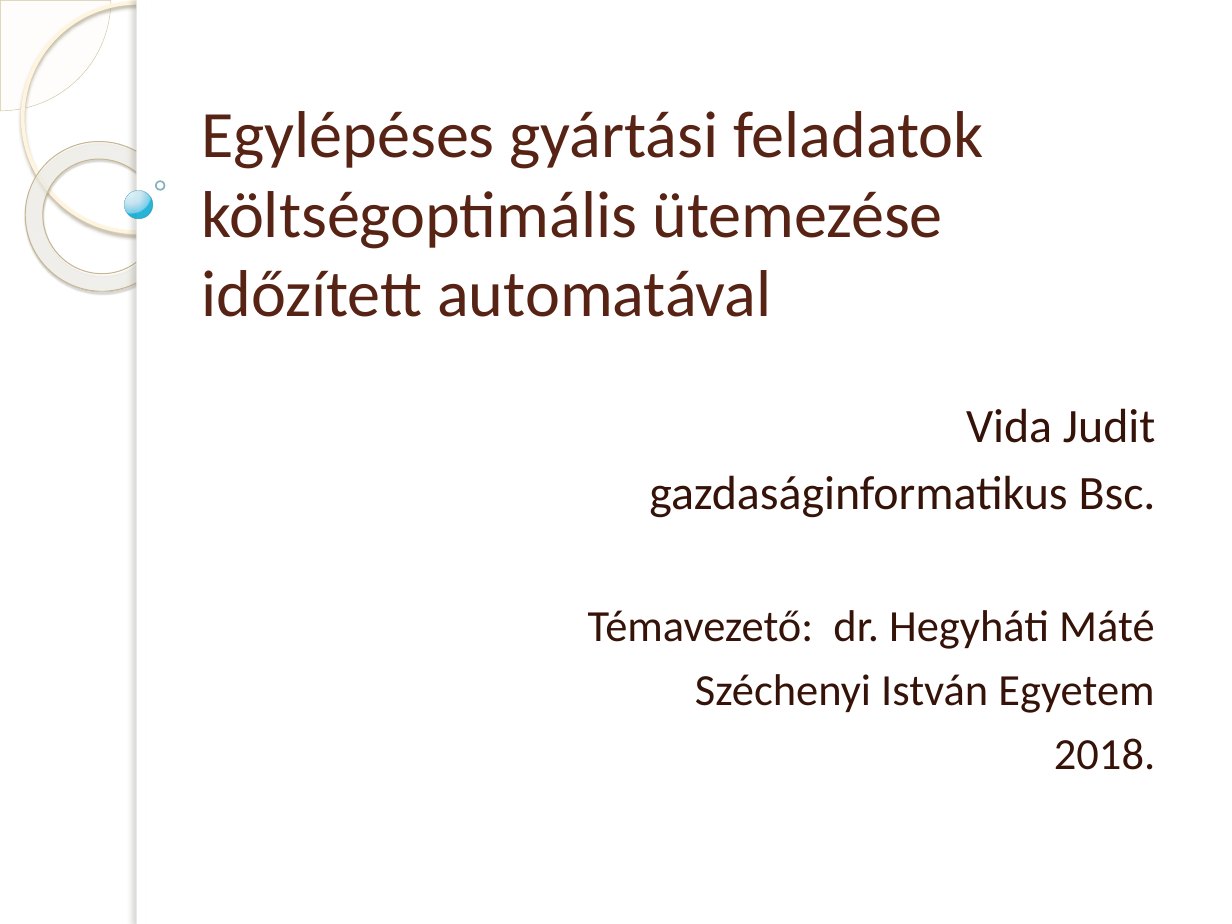
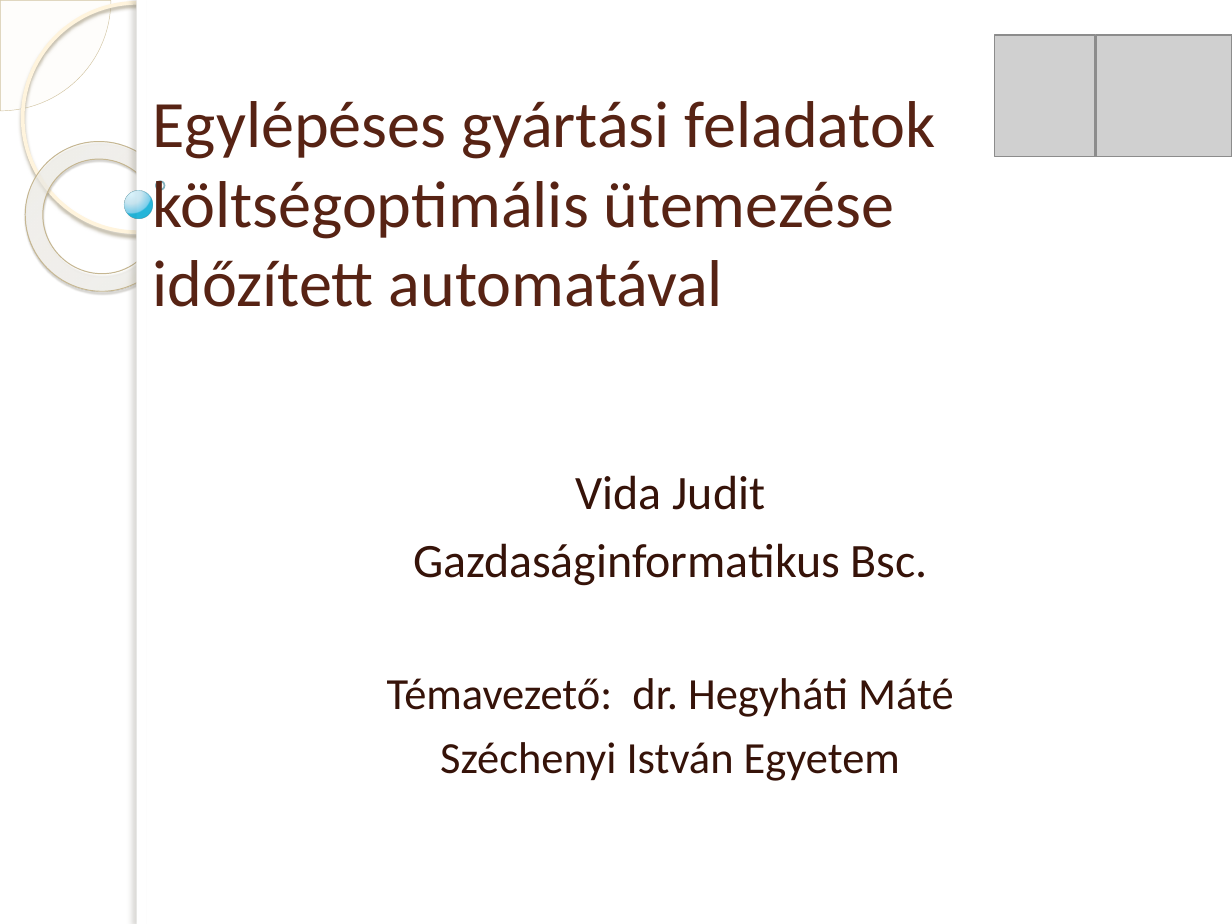
Before and after one commit to DWsbMH/LPTA-SingleStageScheduling, a slide deck: slide 1 of prezentáció/Vida Judit LPTA.pptx. Drawn at 1232x924 pixels with LibreOffice and Linux fonts; fonts in the diff are those of the drawing; grey boxes stand for pictures; background and template pictures are left out. Boxes give left, top, right and bottom in pixels: in the first picture for what was removed or moved away, otherwise in the second. Text is boxed around its words. In the diff, an @@ line names an element or a change of style, - is before the commit and + after.

```diff
--- a/prezentáció/Vida Judit LPTA.pptx
+++ b/prezentáció/Vida Judit LPTA.pptx
@@ picture added at <box>994,36,1095,156</box> @@
@@ picture added at <box>1096,36,1232,156</box> @@
@@ title "Egylépéses gyártási feladatok költségoptimális ütemezése ...": place and size @@
-title "Egylépéses gyártási feladatok költségoptimális ütemezése ..." at <box>201,111,983,317</box>
+title "Egylépéses gyártási feladatok költségoptimális ütemezése ..." at <box>153,101,935,307</box>
@@ subtitle at <box>387,475,954,781</box>: alignment right to centre @@
@@ subtitle at <box>413,543,928,586</box>: text changed @@
-gazdaságinformatikus Bsc.
+Gazdaságinformatikus Bsc.
@@ subtitle at <box>1054,738,1155,770</box>: paragraph removed @@
-2018.
```
Also in this commit, not shown: 10 other slides changed, 2 slides added.
